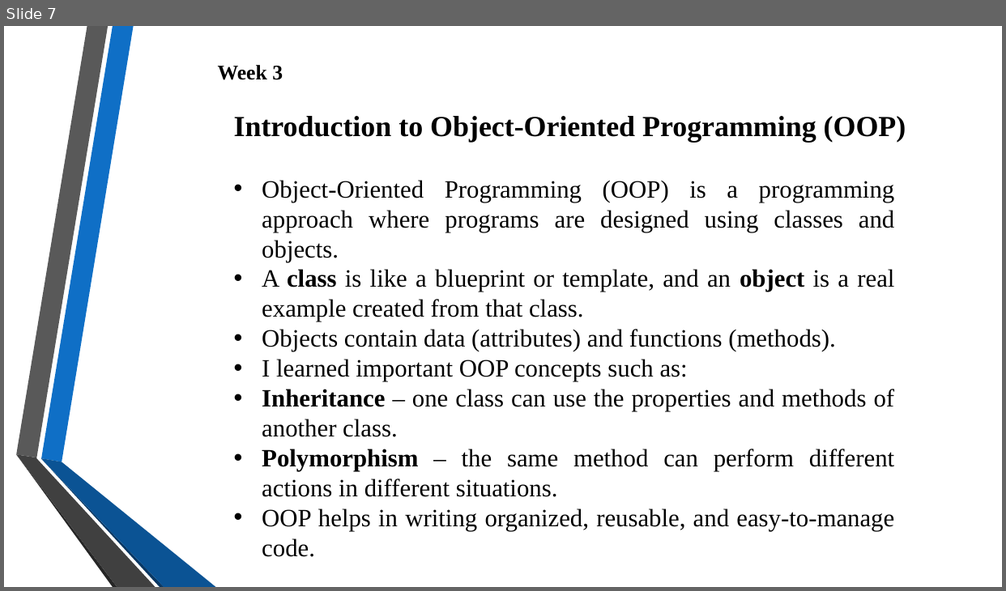
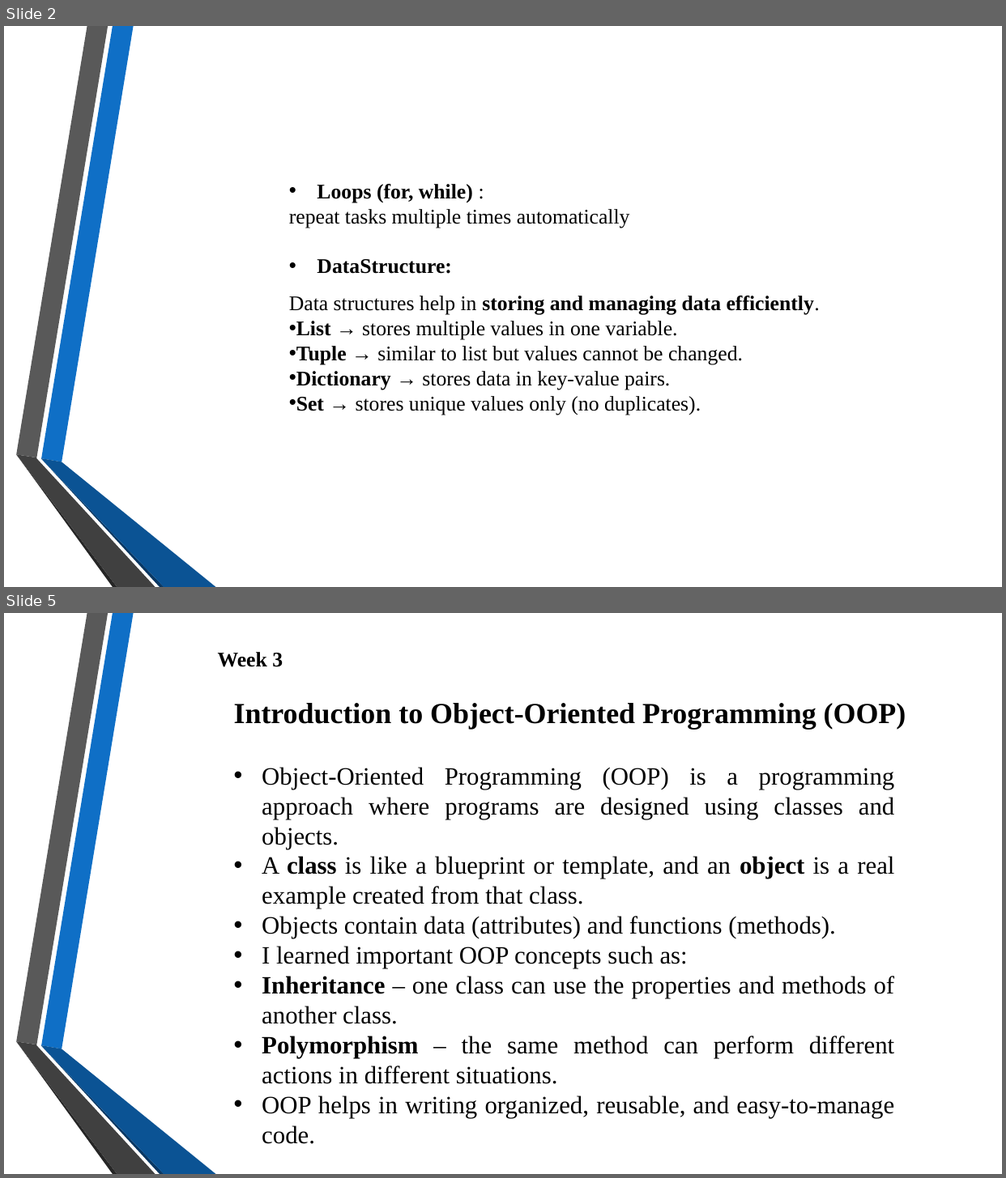
Before and after one commit to VaishnaviJadhav350/intern, a slide deck: Presentation 1 to 8.pptx. Shown one above the other, each under a label of ours: slide 7 before the commit, slides 2 and 5 after it; the slides between them are not shown. The pictures are 1006x591 and 1006x1178 pixels, drawn with LibreOffice and Linux fonts; fonts in the diff are those of the drawing; background and template pictures are left out. Boxes give left, top, right and bottom in pixels: in the first picture for what was removed or moved away, otherwise in the second. Text is boxed around its words. In the diff, an @@ line names an element or a change of style, - is before the commit and + after.

```diff
--- a/Presentation 1 to 8.pptx
+++ b/Presentation 1 to 8.pptx
@@ slide 2 added at [4, 26, 1002, 587], background picture (left out); not listed: 6 template elements that a slide beside it also shows @@
@@ text added at [289, 184, 820, 415], 20 pt, text #000000 @@
+• Loops (for, while) :
+repeat tasks multiple times automatically
+• DataStructure:
+Data structures help in storing and managing data efficiently.
+• List → stores multiple values in one variable.
+• Tuple → similar to list but values cannot be changed.
+• Dictionary → stores data in key-value pairs.
+• Set → stores unique values only (no duplicates).
@@ what was slide 7 is now slide 5 @@
```
Also in this commit, not shown: 2 slides changed, 12 other slides added, 6 slides removed, 6 other files.
